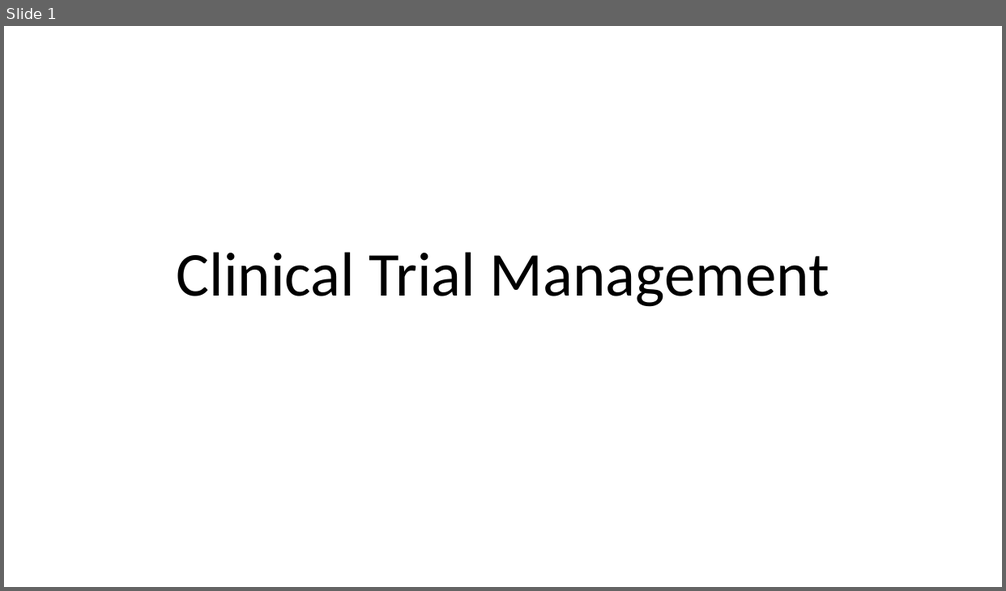
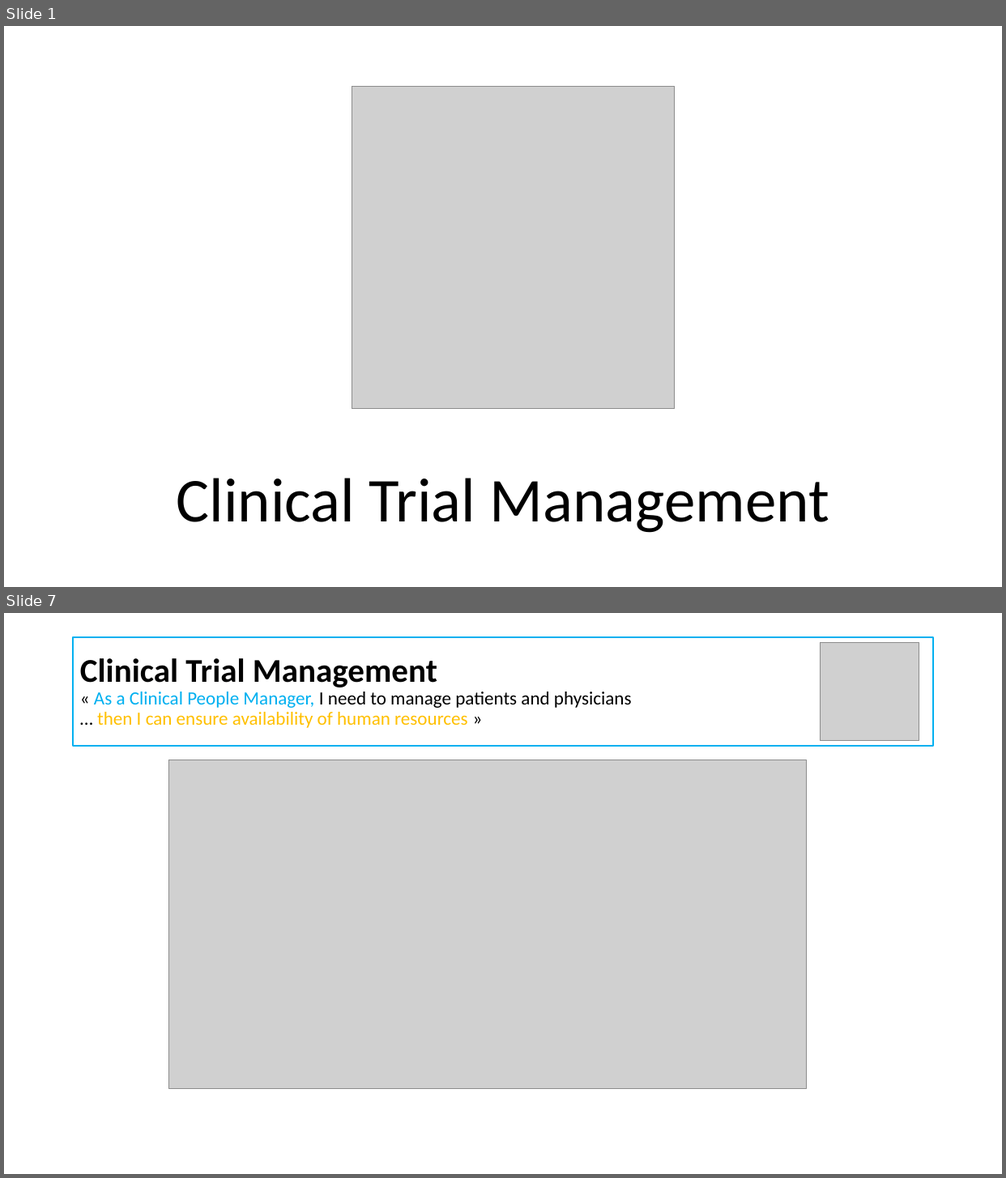
Before and after one commit to Pat-V/CTM2, a slide deck: CTM.pptx. Shown one above the other, each under a label of ours: slide 1 before the commit, slides 1 and 7 after it; the slides between them are not shown. The pictures are 1006x591 and 1006x1178 pixels, drawn with LibreOffice and Linux fonts; fonts in the diff are those of the drawing; grey boxes stand for pictures. Boxes give left, top, right and bottom in pixels: in the first picture for what was removed or moved away, otherwise in the second. Text is boxed around its words. In the diff, an @@ line names an element or a change of style, - is before the commit and + after.

```diff
--- a/CTM.pptx
+++ b/CTM.pptx
@@ slide 7 added at (4, 613, 1002, 1174), background #FFFFFF @@
@@ title added at (73, 637, 934, 746), outline #00B0F0 1.5 pt, 18 pt, text #000000 @@
+Clinical Trial Management
+« As a Clinical People Manager, I need to manage patients and physicians
+… then I can ensure availability of human resources »
@@ picture added at (820, 642, 919, 741) @@
@@ picture added at (168, 760, 807, 1089) @@
@@ slide 1 changed as well @@
@@ picture added at (352, 86, 675, 408) @@
@@ title "Clinical Trial Management": place and size @@
-title "Clinical Trial Management" at (176, 252, 829, 307)
+title "Clinical Trial Management" at (176, 478, 829, 533)
```
Also in this commit, not shown: 5 other slides added, 1 slide removed, 15 other files.
